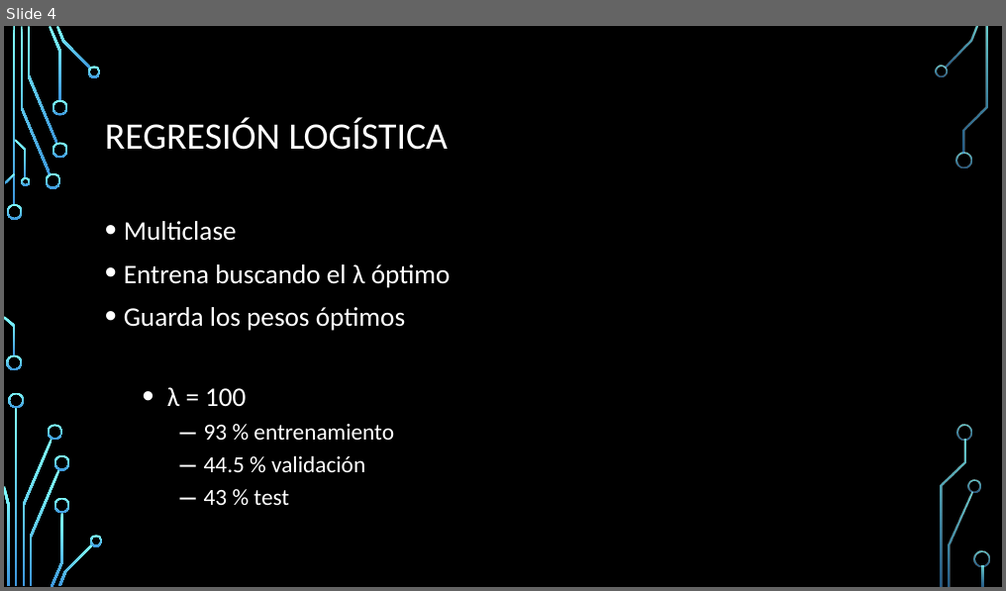
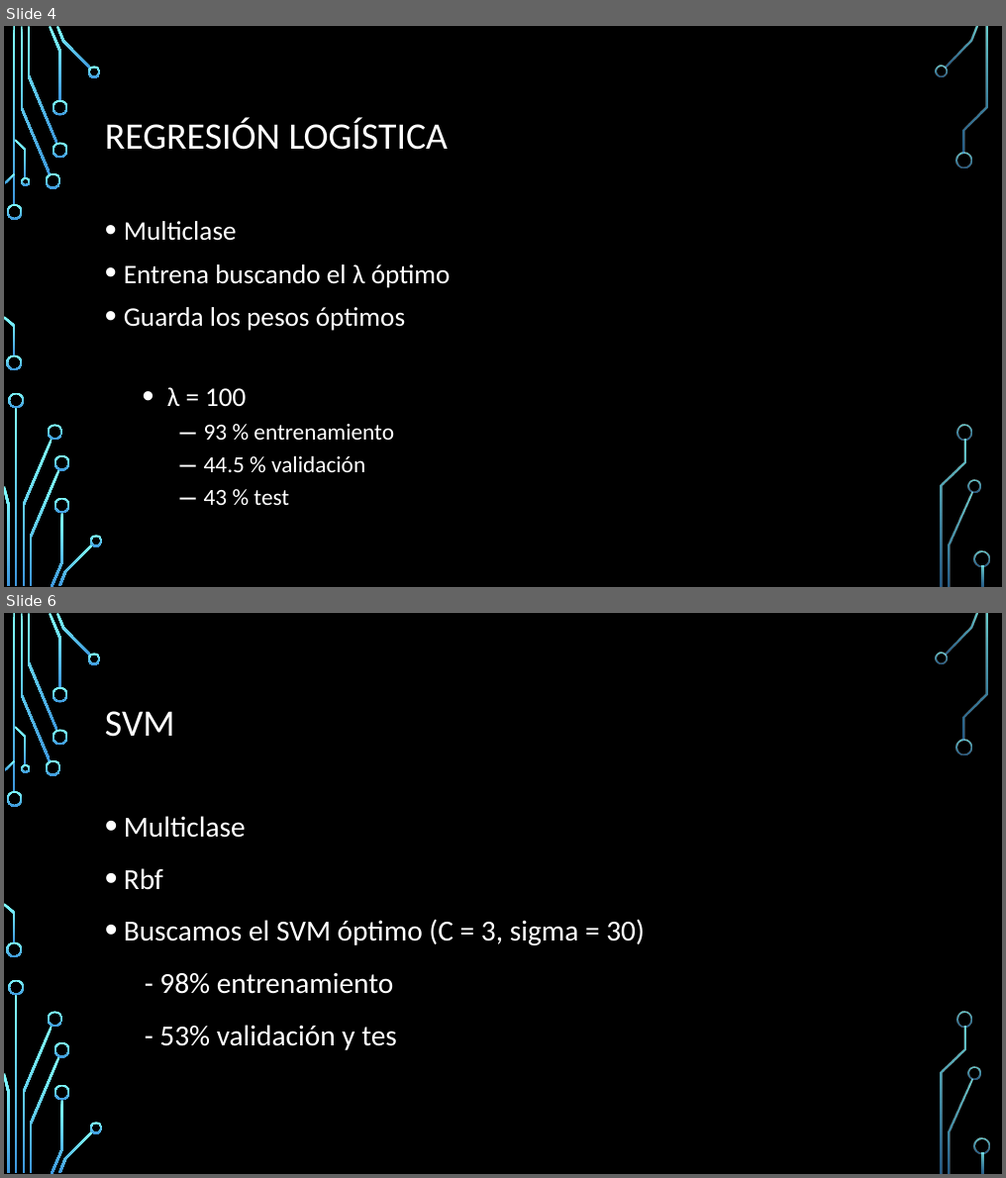
Before and after one commit to ramonarj/Machine-Learning, a slide deck: Trabajo/Presentacion.pptx. Shown one above the other, each under a label of ours: slide 4 before the commit, slides 4 and 6 after it; the slides between them are not shown. The pictures are 1006x591 and 1006x1178 pixels, drawn with LibreOffice and Linux fonts; fonts in the diff are those of the drawing; background and template pictures are left out. Boxes give left, top, right and bottom in pixels: in the first picture for what was removed or moved away, otherwise in the second. Text is boxed around its words. In the diff, an @@ line names an element or a change of style, - is before the commit and + after.

```diff
--- a/Trabajo/Presentacion.pptx
+++ b/Trabajo/Presentacion.pptx
@@ slide 6 added at <box>4,613,1002,1174</box>, background picture (left out); not listed: 36 template elements that a slide beside it also shows @@
@@ title added at <box>105,711,175,737</box>, 36 pt, text #FFFFFF @@
+SVM
@@ text added at <box>124,816,645,1051</box>, 28 pt, text #FFFFFF @@
+• Multiclase
+• Rbf
+• Buscamos el SVM óptimo (C = 3, sigma = 30)
+- 98% entrenamiento
+- 53% validación y tes
```
Also in this commit, not shown: 1 other slide added, 3 slides removed.
